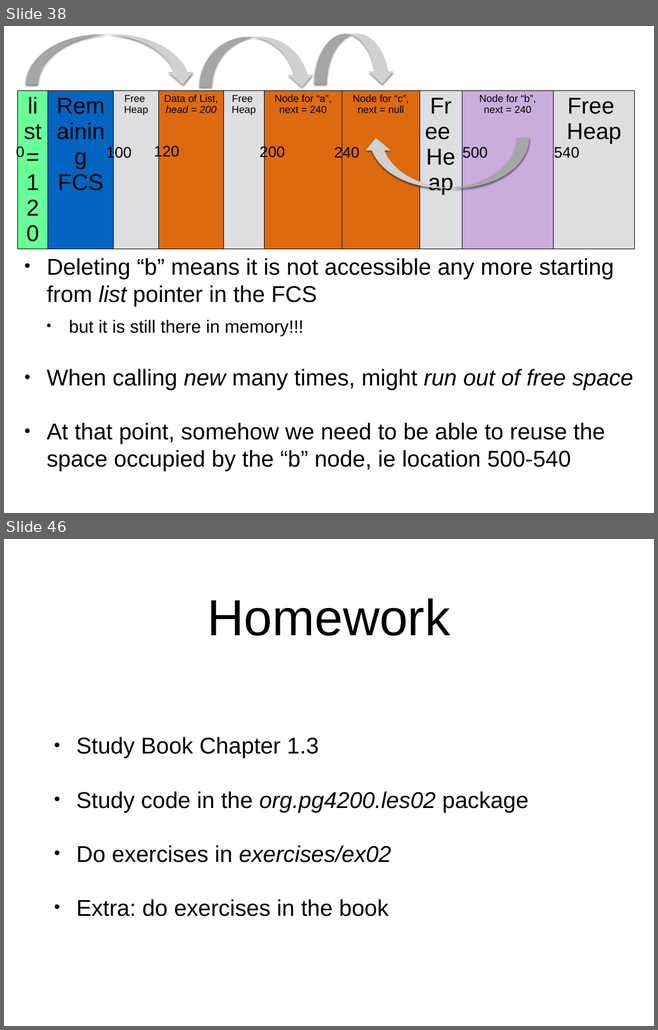
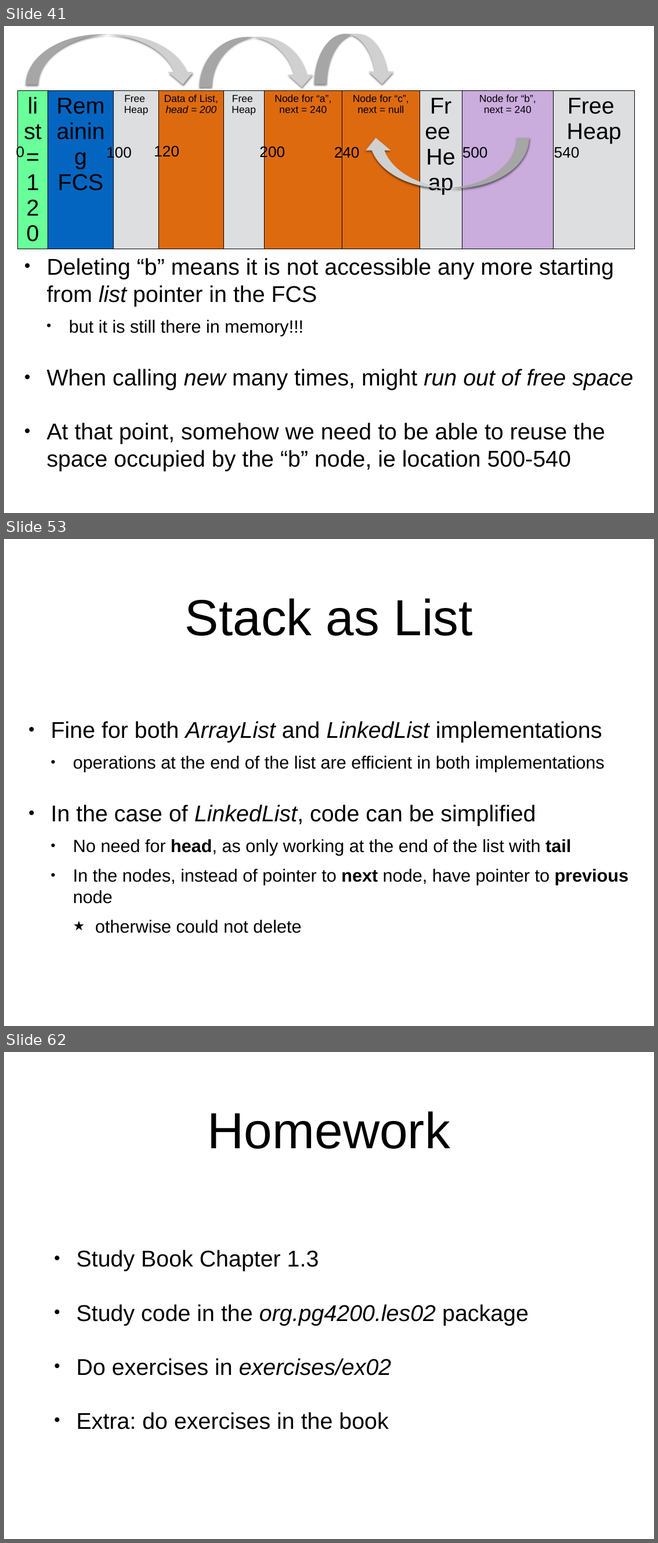
Before and after one commit to arcuri82/algorithms, a slide deck: docs/slides/02/02_stack_queue.pptx. Shown one above the other, each under a label of ours: slides 38 and 46 before the commit, slides 41, 53 and 62 after it; the slides between them are not shown. The pictures are 658x1030 and 658x1543 pixels, drawn with LibreOffice and Linux fonts; fonts in the diff are those of the drawing; grey boxes stand for pictures. Boxes give left, top, right and bottom in pixels: in the first picture for what was removed or moved away, otherwise in the second. Text is boxed around its words. In the diff, an @@ line names an element or a change of style, - is before the commit and + after.

```diff
--- a/docs/slides/02/02_stack_queue.pptx
+++ b/docs/slides/02/02_stack_queue.pptx
@@ slide 53 added at (4,539,654,1026), background #FFFFFF @@
@@ title added at (185,598,472,636), 80 pt, text #000000 @@
+Stack as List
@@ text added at (51,721,628,933), 28 pt, text #000000 @@
+• Fine for both ArrayList and LinkedList implementations
+  • operations at the end of the list are efficient in both implementations
+• In the case of LinkedList, code can be simplified
+  • No need for head, as only working at the end of the list with tail
+  • In the nodes, instead of pointer to next node, have pointer to previous node
+    ★ otherwise could not delete
@@ what was slide 38 is now slide 41 @@
@@ what was slide 46 is now slide 62 @@
```
Also in this commit, not shown: 4 slides changed, 20 other slides added, 5 slides removed, 2 other files.
